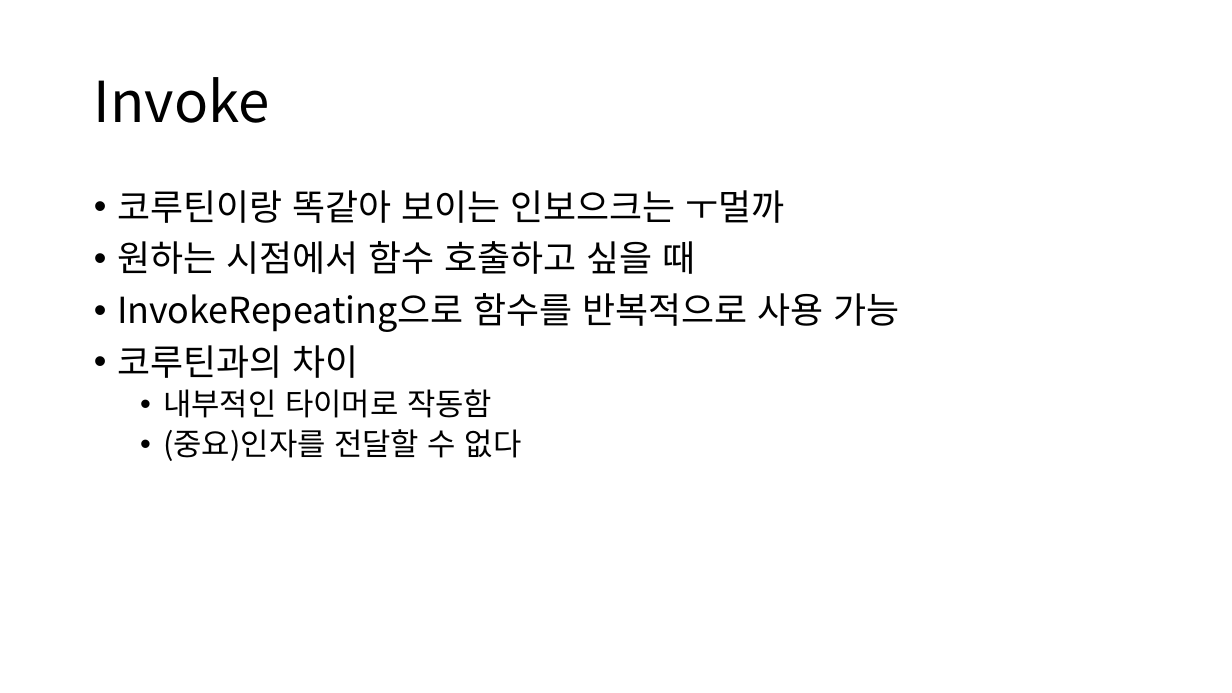
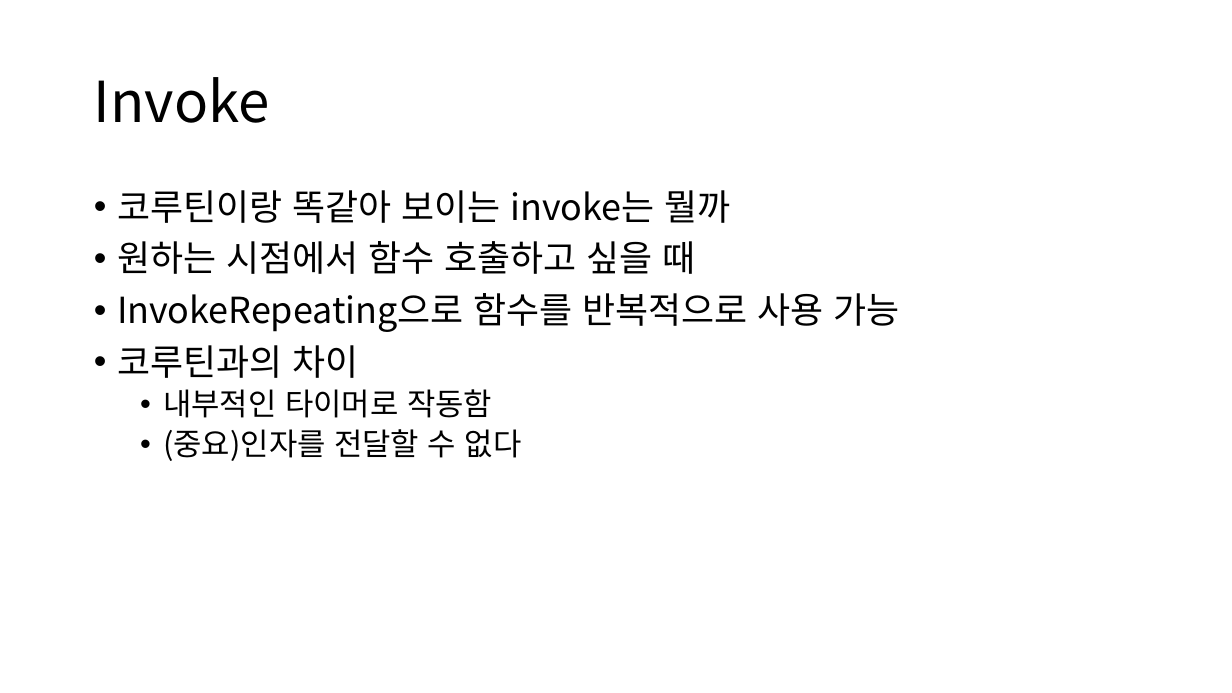
Before and after one commit to IamGroooooot/cien-unity-2019, a slide deck: slide 16 of 3주차.pptx (slide 11 before the commit). Drawn at 1232x693 pixels with LibreOffice and Linux fonts; fonts in the diff are those of the drawing. Boxes give left, top, right and bottom in pixels: in the first picture for what was removed or moved away, otherwise in the second. Text is boxed around its words. In the diff, an @@ line names an element or a change of style, - is before the commit and + after.

```diff
--- a/3주차.pptx
+++ b/3주차.pptx
@@ text at (117, 190, 730, 223): text changed @@
-• 코루틴이랑 똑같아 보이는 인보으크는 ㅜ멀까
+• 코루틴이랑 똑같아 보이는 invoke는 뭘까
```
Also in this commit, not shown: 11 other slides changed, 11 slides added.
